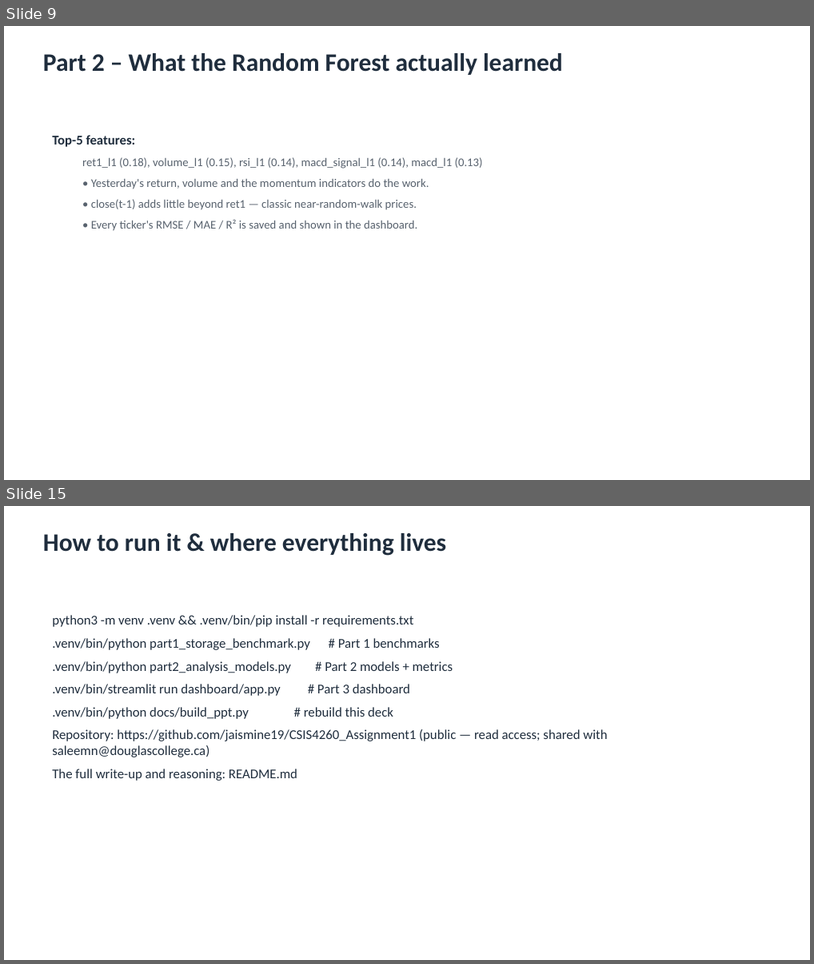
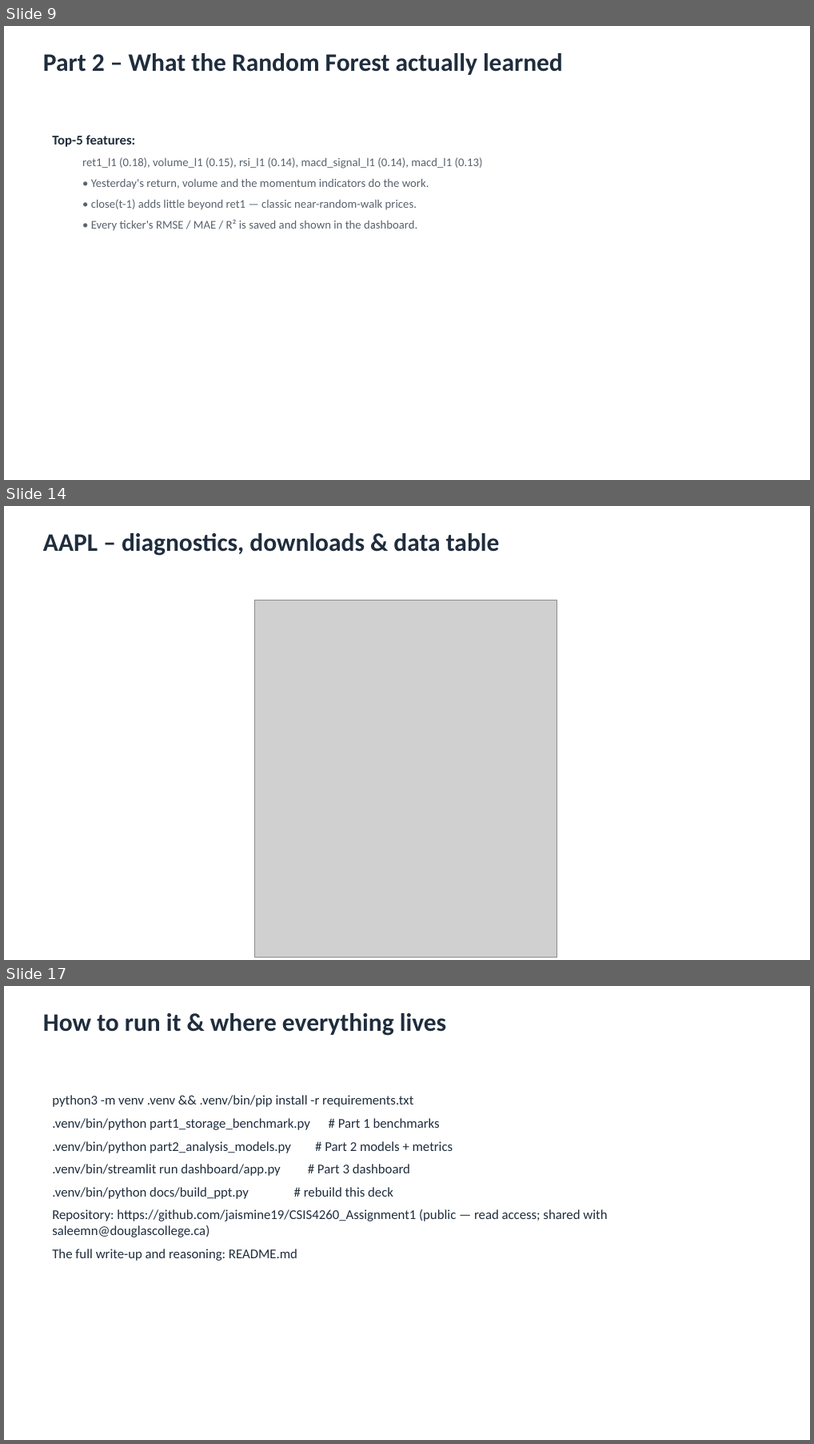
Before and after one commit to jaismine19/NextClose, a slide deck: docs/CSIS4260_Assignment1_Dashboard_Screenshots.pptx. Shown one above the other, each under a label of ours: slides 9 and 15 before the commit, slides 9, 14 and 17 after it; the slides between them are not shown. The pictures are 814x964 and 814x1444 pixels, drawn with LibreOffice and Linux fonts; fonts in the diff are those of the drawing; grey boxes stand for pictures. Boxes give left, top, right and bottom in pixels: in the first picture for what was removed or moved away, otherwise in the second. Text is boxed around its words. In the diff, an @@ line names an element or a change of style, - is before the commit and + after.

Commit message:
Upgrade dashboard: candlestick chart, MAPE & directional accuracy, rolling RMSE, feature importance, zoom controls, downloads

```diff
--- a/docs/CSIS4260_Assignment1_Dashboard_Screenshots.pptx
+++ b/docs/CSIS4260_Assignment1_Dashboard_Screenshots.pptx
@@ slide 14 added at box(4, 506, 810, 960), background #FFFFFF @@
@@ text added at box(43, 533, 500, 556), 30 pt, text #1F2D3D, bold @@
+AAPL – diagnostics, downloads & data table
@@ picture added at box(255, 600, 558, 956) @@
@@ what was slide 15 is now slide 17 @@
```
Also in this commit, not shown: 5 slides changed, 1 other slide added, 11 other files.
